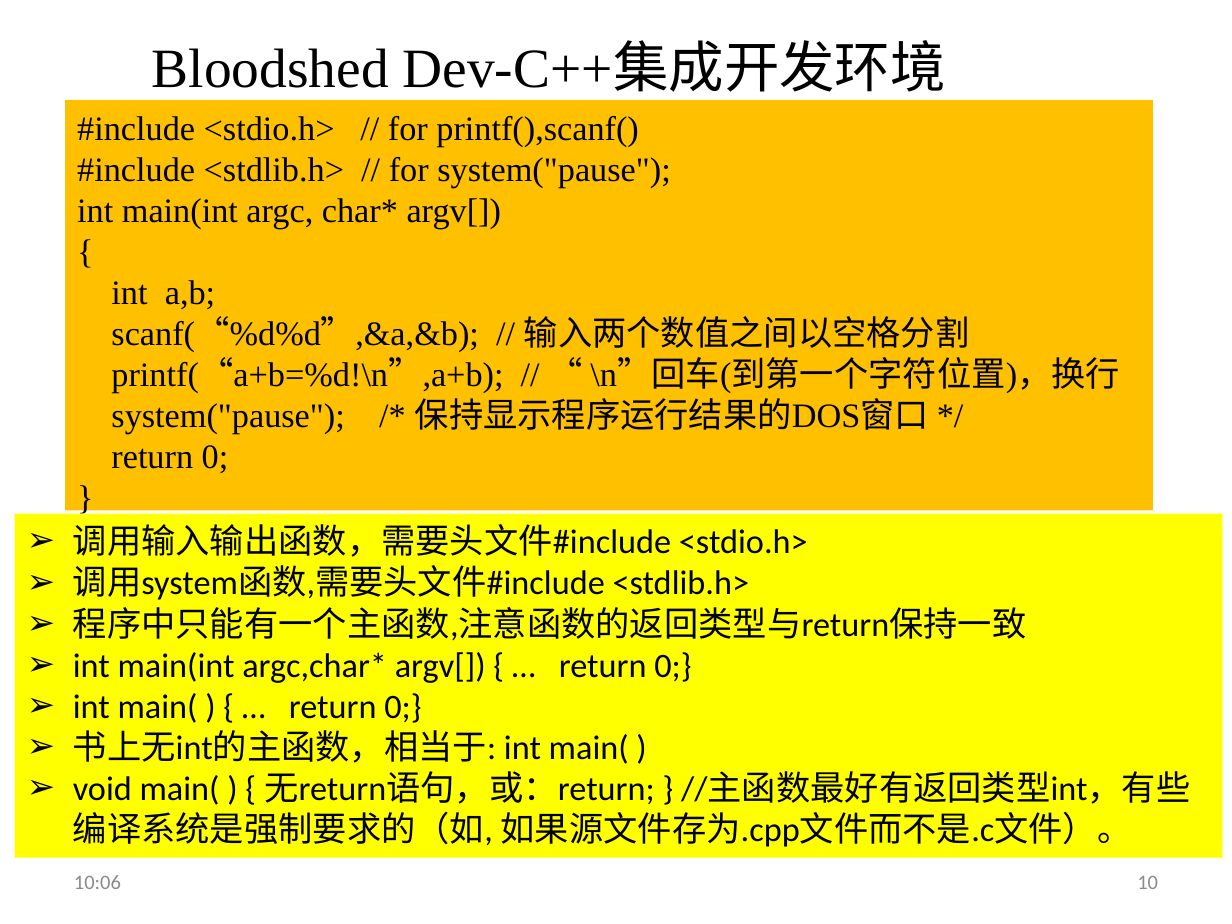
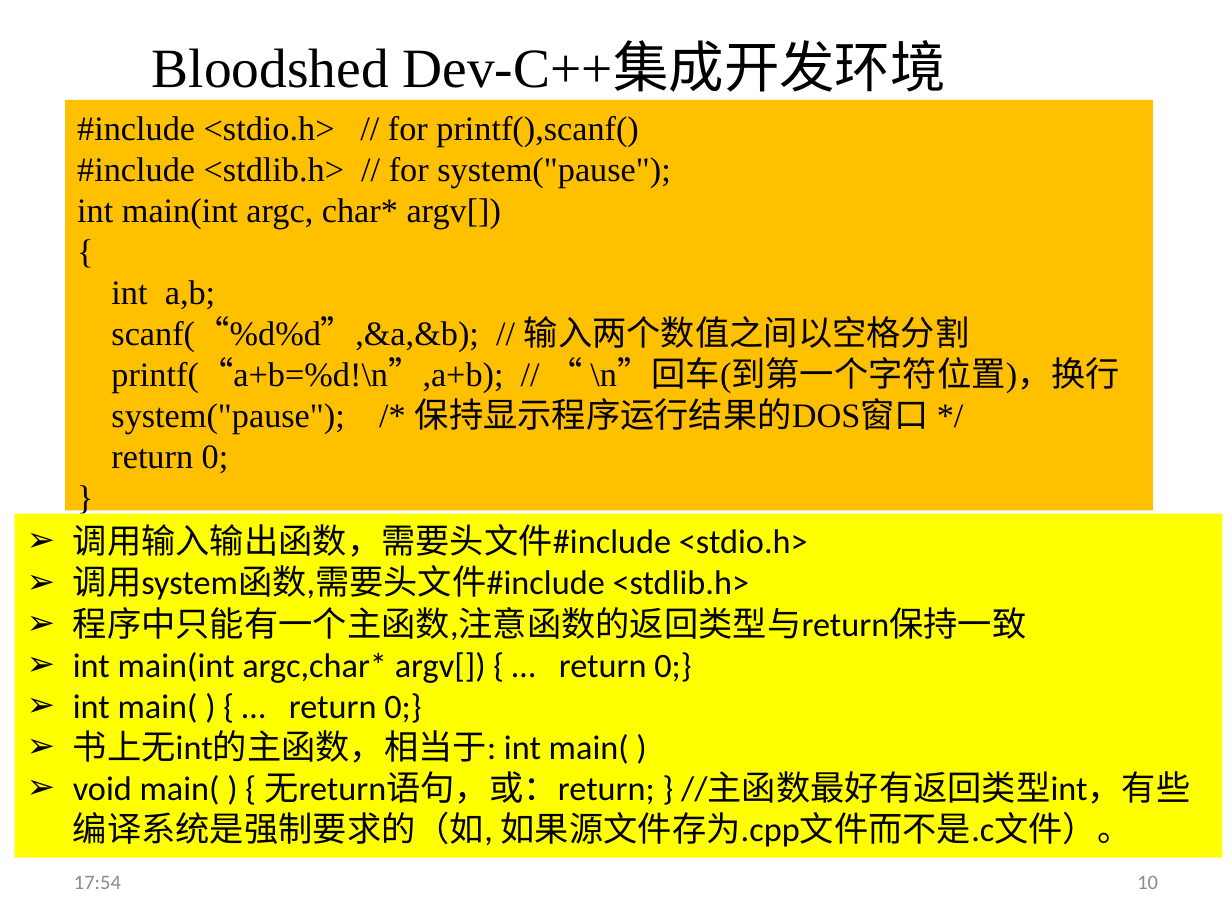
Before and after one commit to jtrfid/C-Repositories, a slide deck: slide 10 of 2016/上机安排.pptx. Drawn at 1232x924 pixels with LibreOffice and Linux fonts; fonts in the diff are those of the drawing. Boxes give left, top, right and bottom in pixels: in the first picture for what was removed or moved away, otherwise in the second. Text is boxed around its words. In the diff, an @@ line names an element or a change of style, - is before the commit and + after.

```diff
--- a/2016/上机安排.pptx
+++ b/2016/上机安排.pptx
@@ text at (x1=74, y1=876, x2=121, y2=889): text changed @@
-10:06
+17:54
```
Also in this commit, not shown: 3 other slides changed, 1 other file.
